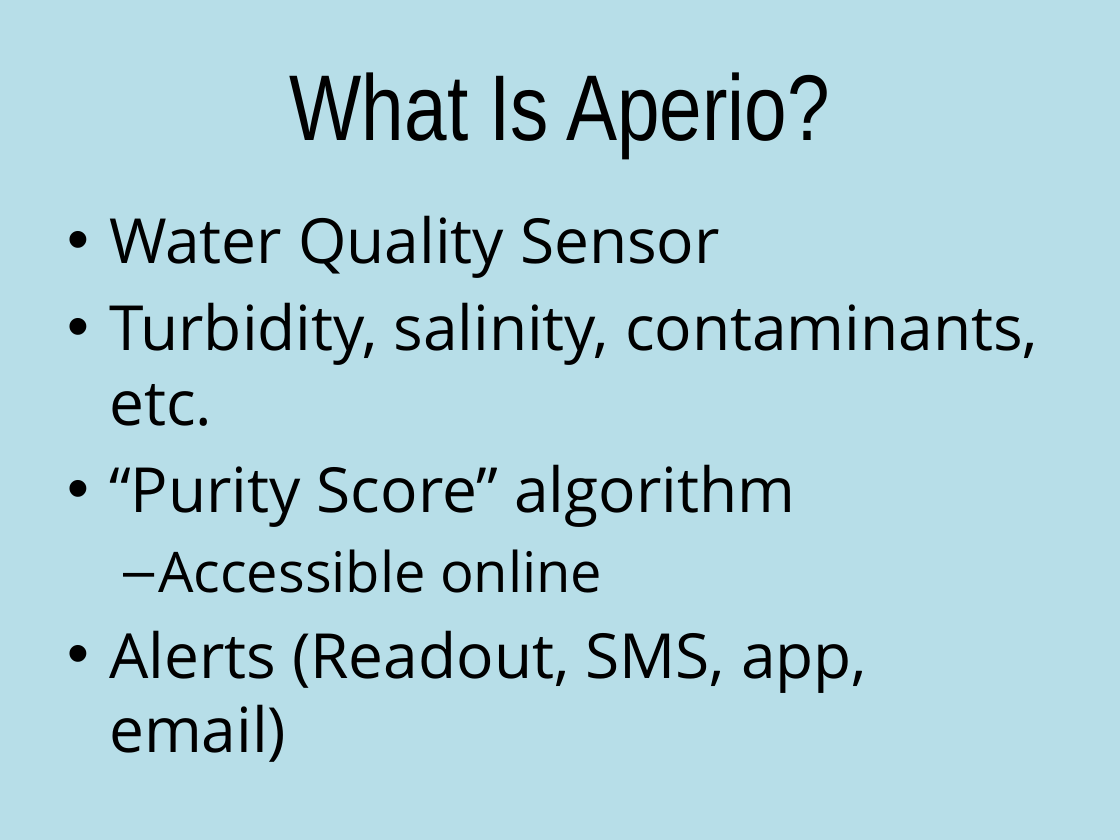
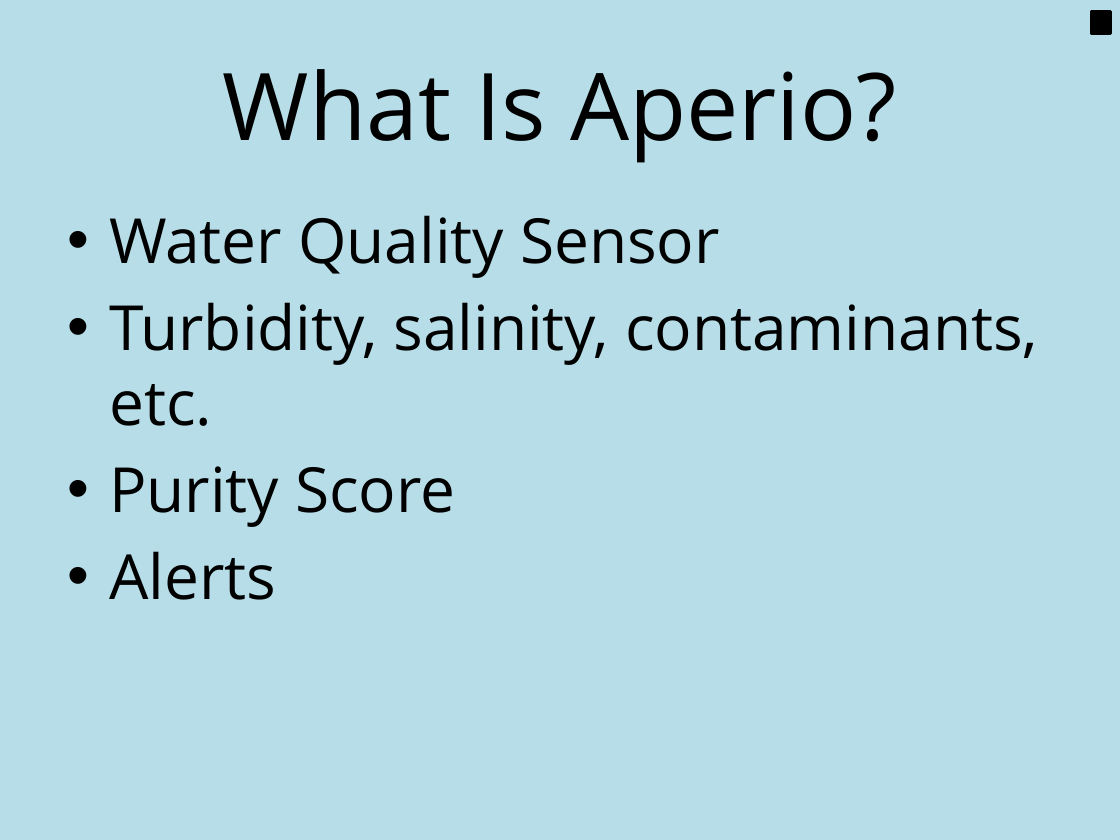
Before and after one commit to mdiamond14/Aperio, a slide deck: slide 2 of Presentation/final presentation v2.pptx. Drawn at 1120x840 pixels with LibreOffice and Linux fonts; fonts in the diff are those of the drawing. Boxes give left, top, right and bottom in pixels: in the first picture for what was removed or moved away, otherwise in the second. Text is boxed around its words. In the diff, an @@ line names an element or a change of style, - is before the commit and + after.

```diff
--- a/Presentation/final presentation v2.pptx
+++ b/Presentation/final presentation v2.pptx
@@ rectangle added at box(1092, 11, 1111, 34), fill #000000, outline #000000 2 pt @@
@@ title "What Is Aperio?" at box(223, 69, 897, 163): font Arial Narrow to Open Sans @@
@@ text at box(109, 466, 455, 600): text changed @@
-• “Purity Score” algorithm
-  – Accessible online
-• Alerts (Readout, SMS, app, email)
+• Purity Score
+• Alerts
```
Also in this commit, not shown: 8 other slides changed, 1 slide added, 1 slide removed, 3 other files.
